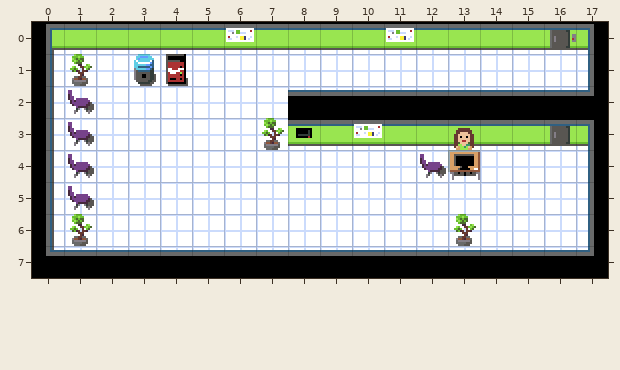
A Tiled map (JSON) gets an edit: src/assets/tilemaps/map2.json. The first picture shows the starting point.
Cells are 16x16 px. Shown: x 0..17, y 0..7.
Once edited:
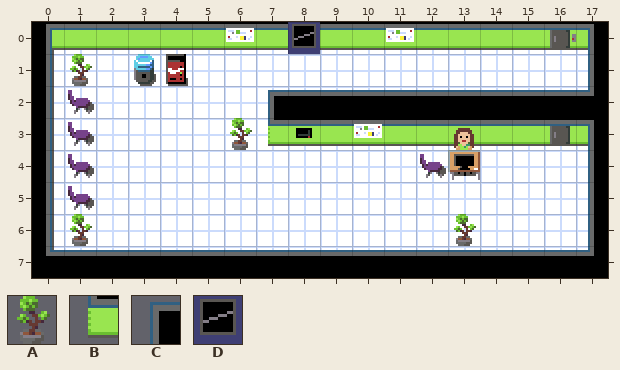
Key: from "main": A 30, B 38, C 40, D 55.
_ is an empty cell.
Diff:
Layer "walls":
There is now tile A in row 3 at x 6.
The edit turns tile A into tile B in row 3 at x 7.
There is now tile C in row 2 at x 7.
Layer "items":
There is now tile D in row 0 at x 8.
Changed places in both pictures, as pixel boxes (x1, y1, x2, y2):
added: (288, 22, 320, 54)
changed: (230, 90, 288, 150)
